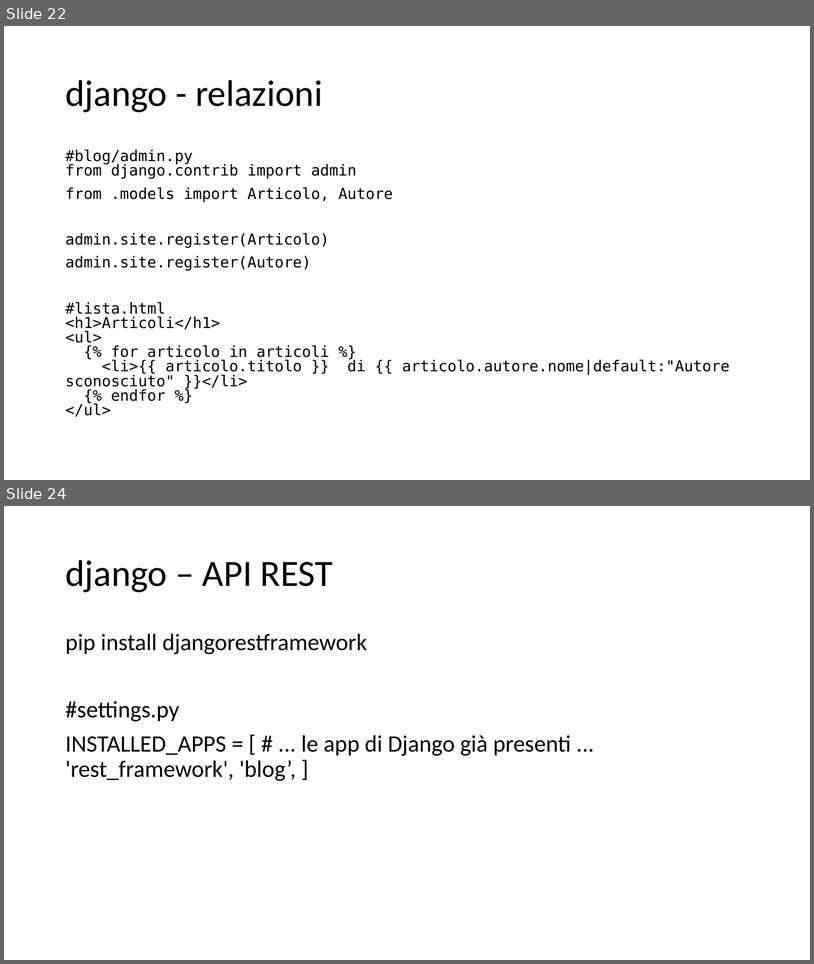
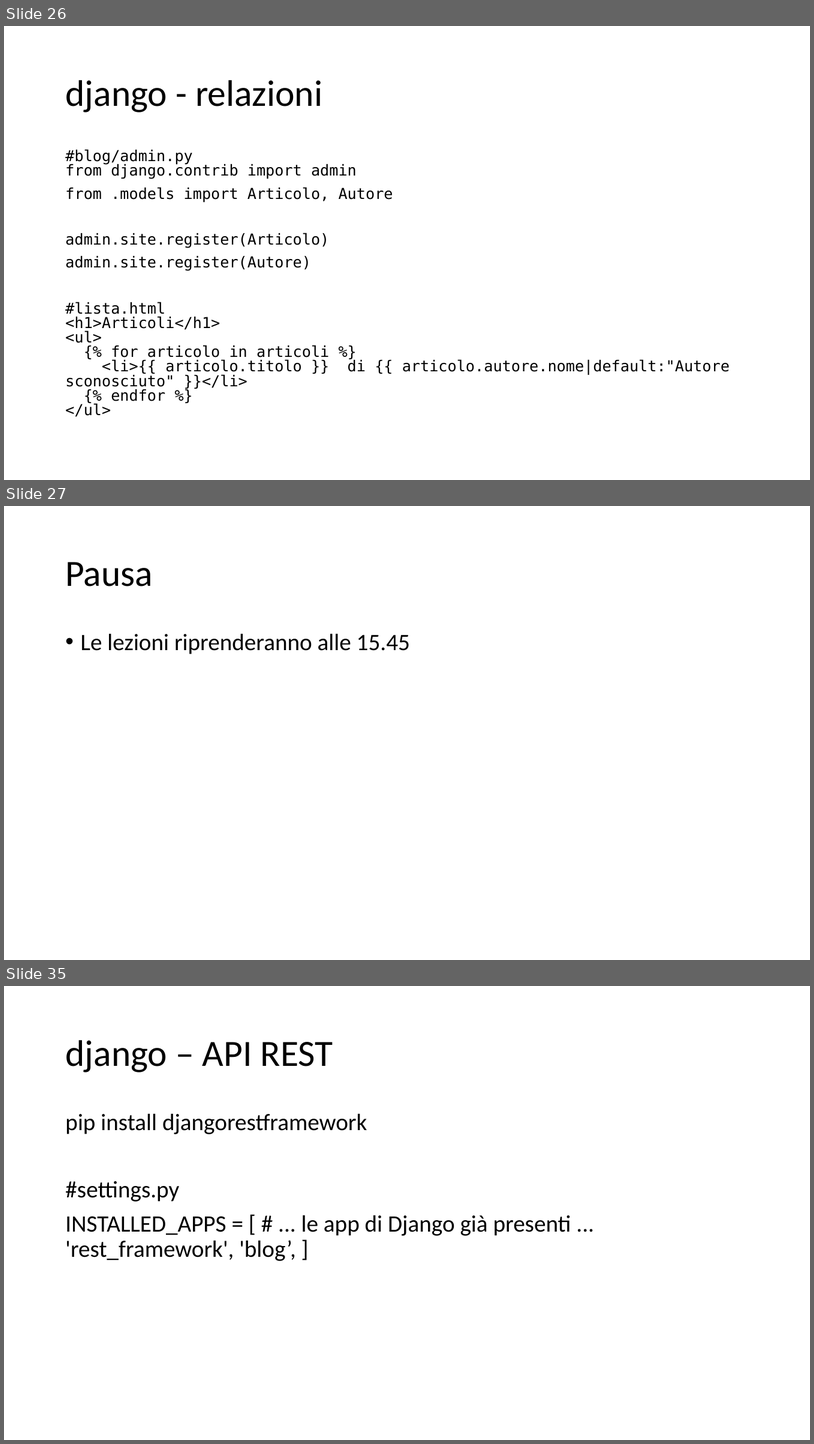
Before and after one commit to dipialx/Corso-Python, a slide deck: Lez4.pptx. Shown one above the other, each under a label of ours: slides 22 and 24 before the commit, slides 26, 27 and 35 after it; the slides between them are not shown. The pictures are 814x964 and 814x1444 pixels, drawn with LibreOffice and Linux fonts; fonts in the diff are those of the drawing. Boxes give left, top, right and bottom in pixels: in the first picture for what was removed or moved away, otherwise in the second. Text is boxed around its words. In the diff, an @@ line names an element or a change of style, - is before the commit and + after.

```diff
--- a/Lez4.pptx
+++ b/Lez4.pptx
@@ slide 27 added at (4, 506, 810, 960), background #FFFFFF @@
@@ title added at (65, 562, 153, 586), 44 pt, text #000000 @@
+Pausa
@@ text added at (81, 633, 410, 654), 28 pt, text #000000 @@
+• Le lezioni riprenderanno alle 15.45
@@ what was slide 22 is now slide 26 @@
@@ what was slide 24 is now slide 35 @@
```
Also in this commit, not shown: 2 slides changed, 11 other slides added, 3 other files.
